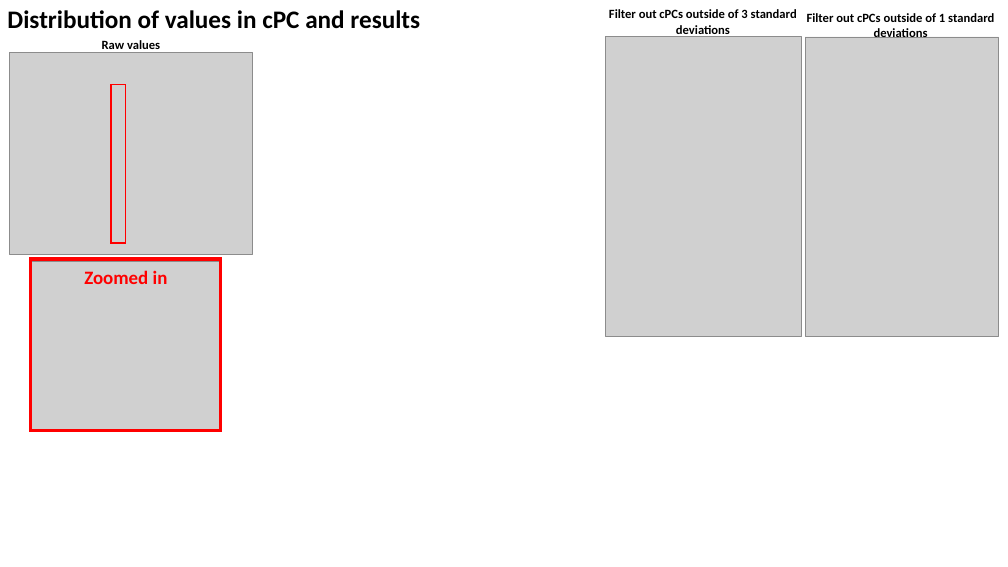
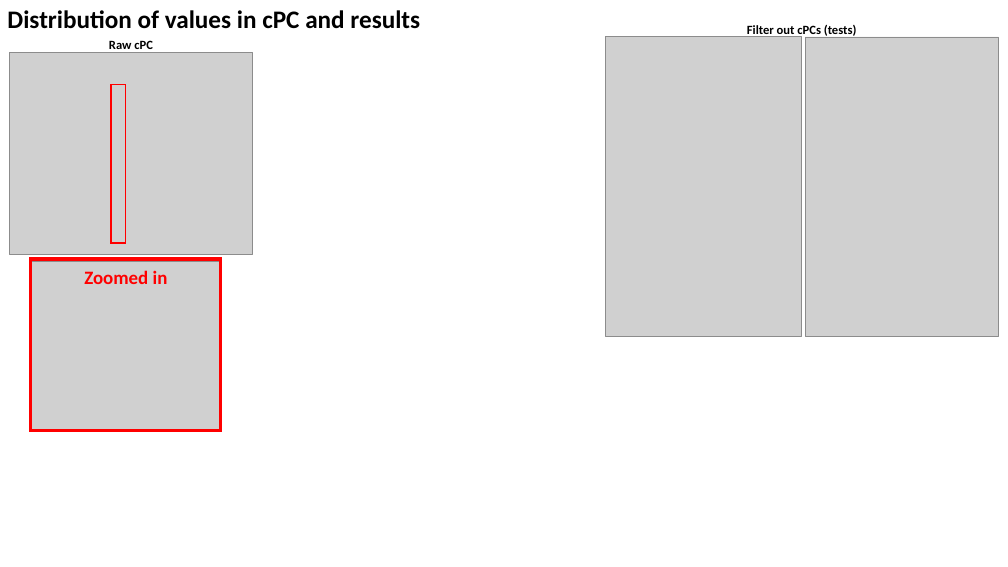
Before and after one commit to zhaohanxiong/OxfordCVM, a slide deck: slide 4 of job_results.pptx. Drawn at 1008x567 pixels with LibreOffice and Linux fonts; fonts in the diff are those of the drawing; grey boxes stand for pictures. Boxes give left, top, right and bottom in pixels: in the first picture for what was removed or moved away, otherwise in the second. Text is boxed around its words. In the diff, an @@ line names an element or a change of style, - is before the commit and + after.

```diff
--- a/job_results.pptx
+++ b/job_results.pptx
@@ text at (747,25,857,37): text changed @@
-Filter out cPCs outside of 3 standard deviations
+Filter out cPCs (tests)
@@ text removed at (807,13,994,38) @@
-Filter out cPCs outside of 1 standard deviations
@@ text at (109,40,153,53): text changed @@
-Raw values
+Raw cPC
```
Also in this commit, not shown: 1 other file.
